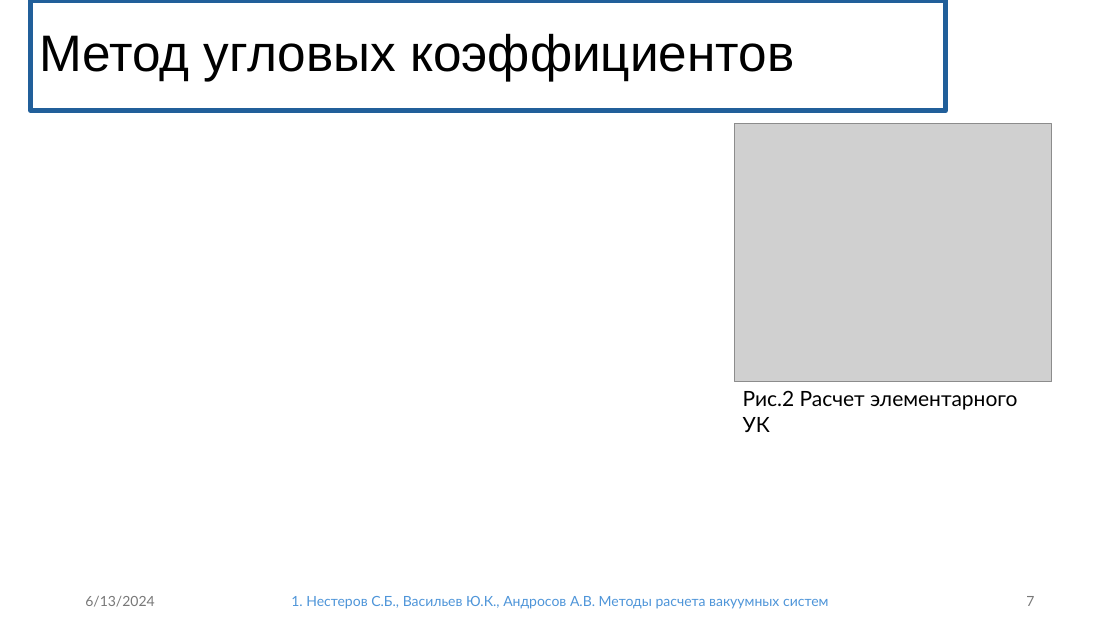
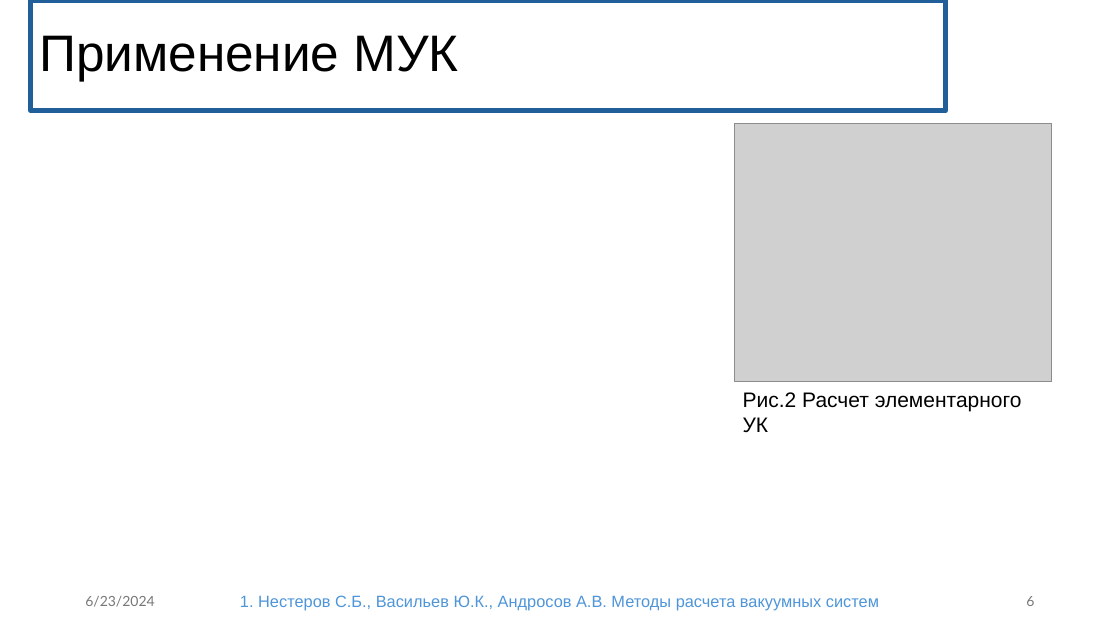
Before and after one commit to eprush/MethodOfAngularCoefficients, a slide deck: slide 6 of Media/bac_diploma.pptx (slide 7 before the commit). Drawn at 1120x630 pixels with LibreOffice and Linux fonts; fonts in the diff are those of the drawing; grey boxes stand for pictures. Boxes give left, top, right and bottom in pixels: in the first picture for what was removed or moved away, otherwise in the second. Text is boxed around its words. In the diff, an @@ line names an element or a change of style, - is before the commit and + after.

```diff
--- a/Media/bac_diploma.pptx
+++ b/Media/bac_diploma.pptx
@@ title at <box>39,35,459,81</box>: text changed @@
-Метод угловых коэффициентов
+Применение МУК
@@ text "Рис.2 Расчет элементарного УК" at <box>743,392,1022,432</box>: font Lato to Arial @@
@@ text at <box>85,596,154,607</box>: text changed @@
-6/13/2024
+6/23/2024
@@ text "1. Нестеров С.Б., Васильев Ю.К., ..." at <box>240,595,879,610</box>: size 12 to 14 pt, font Lato to Arial @@
@@ page number at <box>1026,596,1034,606</box>: text changed @@
-7
+6
```
Also in this commit, not shown: 16 other slides changed, 1 slide added, 2 other files.
